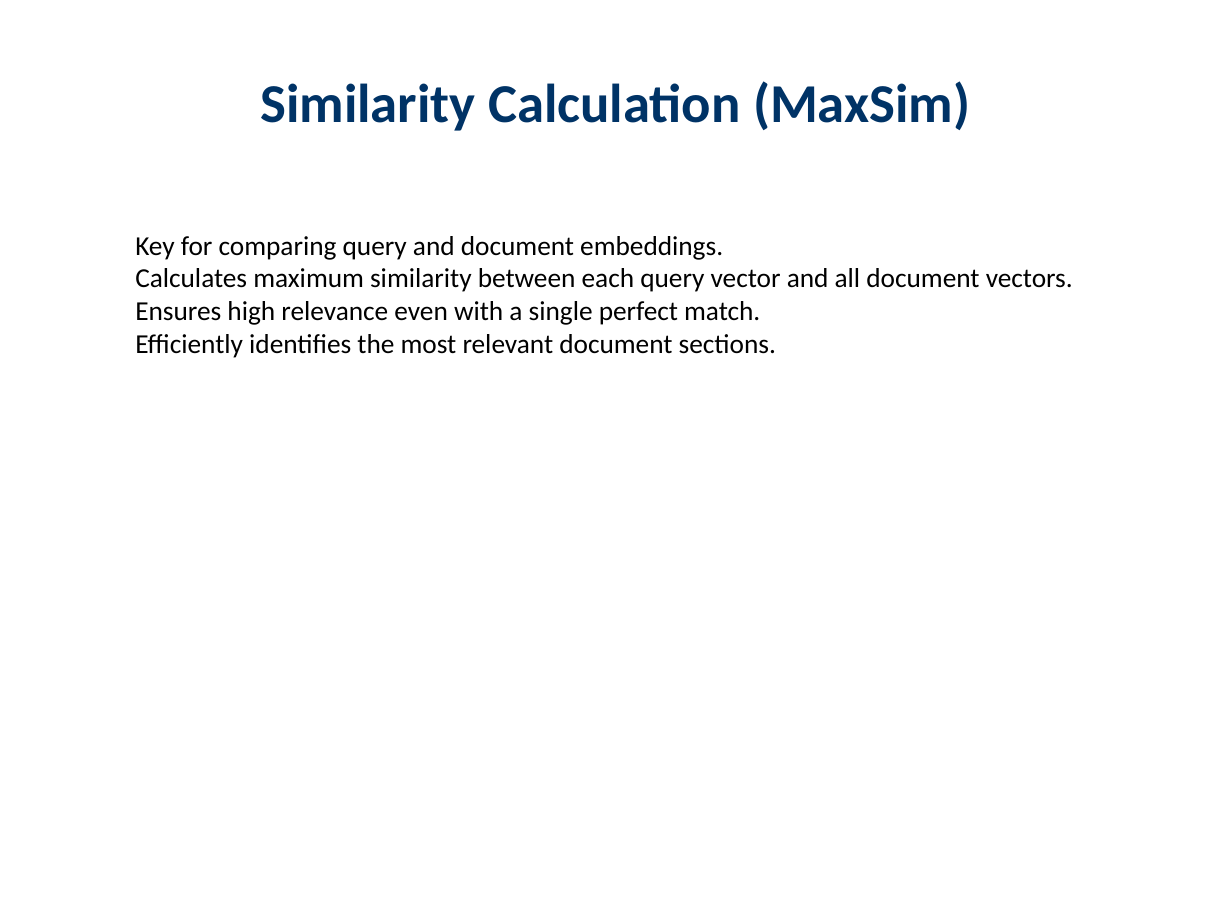
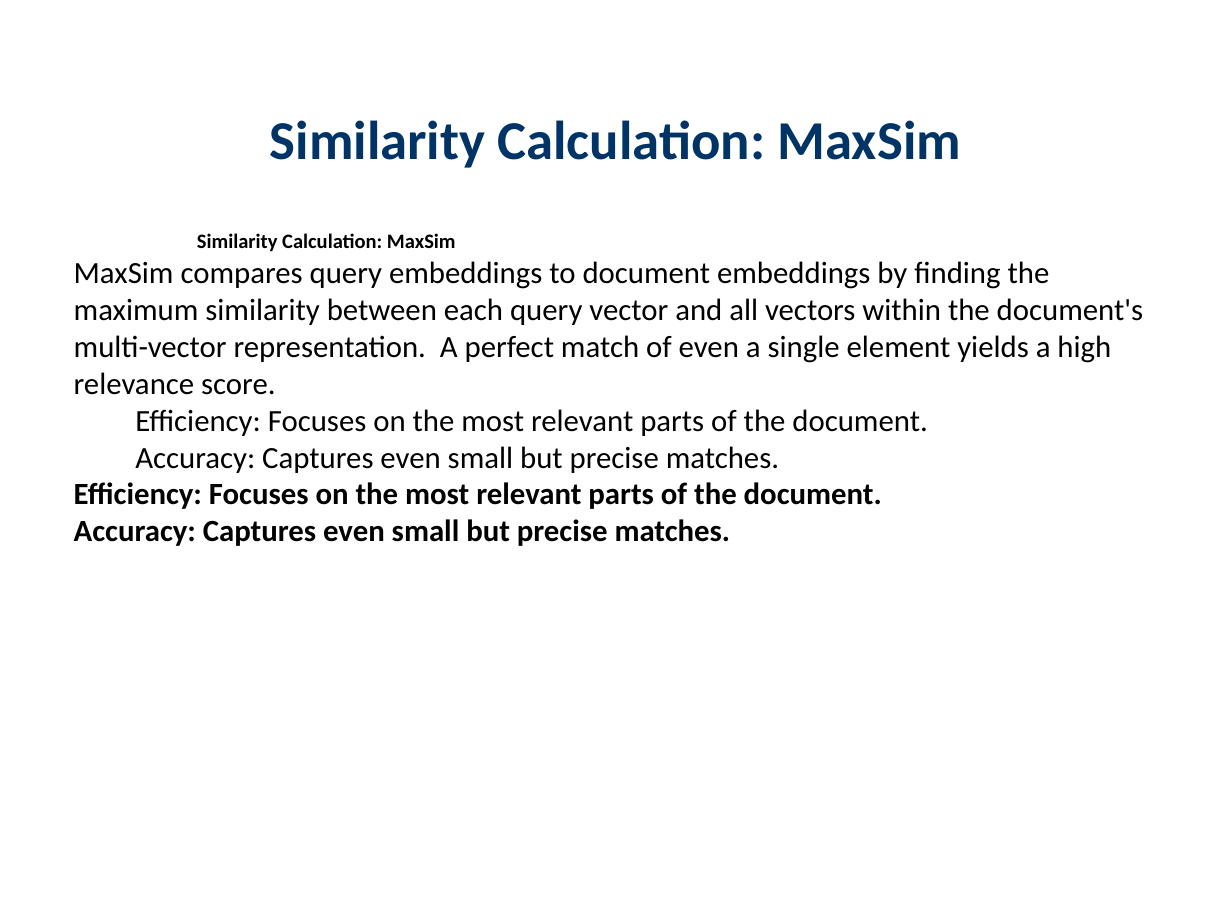
Before and after one commit to haadirakhangi/Edunexus, a slide deck: slide 5 of server-side/server/teacher/downloaded-presentations/Large Language Models/Colbert.pptx. Drawn at 1232x924 pixels with LibreOffice and Linux fonts; fonts in the diff are those of the drawing. Boxes give left, top, right and bottom in pixels: in the first picture for what was removed or moved away, otherwise in the second. Text is boxed around its words. In the diff, an @@ line names an element or a change of style, - is before the commit and + after.

```diff
--- a/server-side/server/teacher/downloaded-presentations/Large Language Models/Colbert.pptx
+++ b/server-side/server/teacher/downloaded-presentations/Large Language Models/Colbert.pptx
@@ text at bbox=[270, 120, 961, 168]: text changed @@
-Similarity Calculation (MaxSim)
+Similarity Calculation: MaxSim
@@ text at bbox=[74, 233, 1143, 546]: text changed; size 16 to 18 pt @@
-  Key for comparing query and document embeddings.
-  Calculates maximum similarity between each query vector and all document vectors.
-  Ensures high relevance even with a single perfect match.
-  Efficiently identifies the most relevant document sections.
+    Similarity Calculation: MaxSim
+MaxSim compares query embeddings to document embeddings by finding the maximum similarity between each query vector and all vectors within the document's multi-vector representation. A perfect match of even a single element yields a high relevance score.
+  Efficiency: Focuses on the most relevant parts of the document.
+  Accuracy: Captures even small but precise matches.
+Efficiency: Focuses on the most relevant parts of the document.
+Accuracy: Captures even small but precise matches.
```
Also in this commit, not shown: 7 other slides changed, 5 slides added, 15 slides removed, 4 other files.
